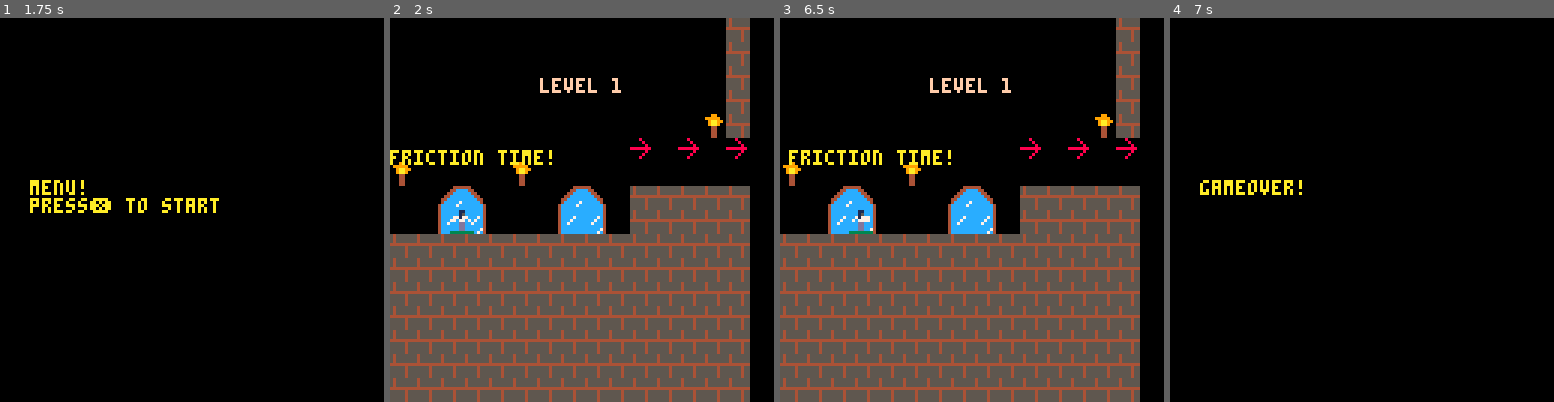
Above: before the commit, frames 1-4 (left to right).
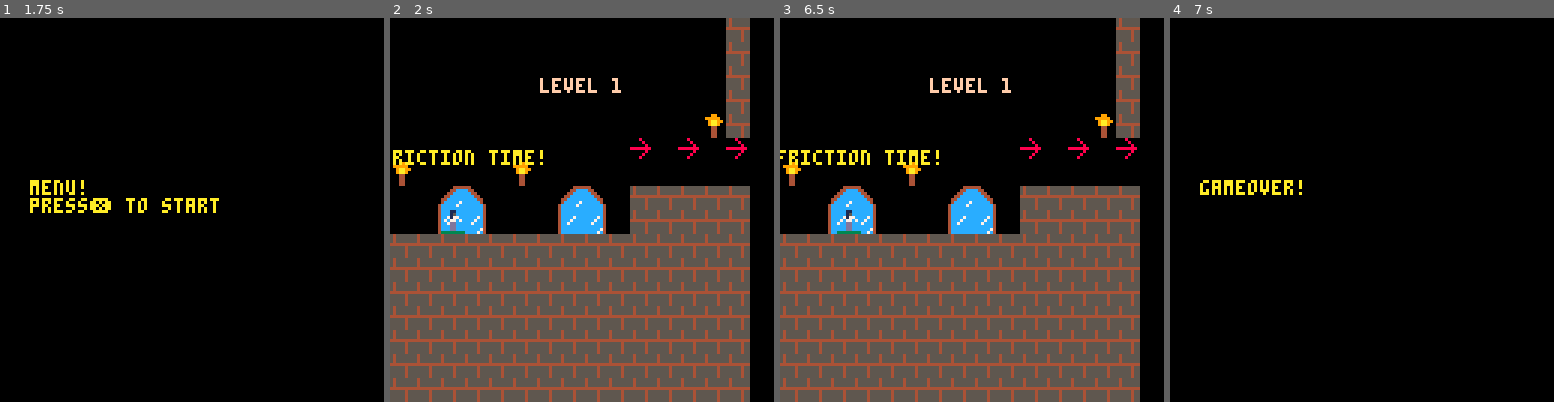
Above: after the commit, the same moments.

Repository: FrederikHR/GDB
Game: PICO-8 cartridge lift.p8
Same seed, same stepped clock (60 frames per second), same inputs: the game is played once before the commit and once after it.
Inputs:
- Up to frame 1 (1.75 s): tap X (X key) at 0.33, 1.07 s; tap O (Z key) at 0.7, 1.7 s; hold Right from 1.6 s (still down)
- Up to frame 2 (2 s): keep holding Right; tap X (X key) at 1.85 s
- Up to frame 3 (6.5 s): release Right at 2.1 s; tap O (Z key) every 0.4 s from 2.1 to 6.1 s; hold Up 2.15-2.42 s; hold Right 2.47-3.03 s; tap X (X key) every 1.12 s from 2.97 to 6.32 s; hold Left 3.08-3.58 s; hold Down 3.63-3.97 s; hold Right 4.02-4.68 s; hold Up 4.73-5.03 s; hold Left 5.08-5.68 s; hold Down 5.73-6.03 s; hold Right from 6.08 s (still down)
- Up to frame 4 (7 s): tap O (Z key) at 6.5, 6.9 s; release Right at 6.58 s; hold Right from 6.63 s (still down)

Frame 1 is identical in both runs. In frame 2, 1.0% of the frame differs, in the area x 0-43%, y 34-57%; in frame 3, 0.8%; in frame 4, nothing differs.

Commit message:
small fix to friction time

Diff:
--- a/lift.p8
+++ b/lift.p8
@@ -100,12 +100,12 @@
 end
 
 function move_player()
-	if btn(0) then
+	if btn(0) and not p.friction_time then
 	 p.x-=1
 	 p.left=true
 	 p.play="walk"
 
-	elseif btn(1) then
+	elseif btn(1) and not p.friction_time then
 	 p.x+=1
 	 p.left=false
 	 p.play="walk"
